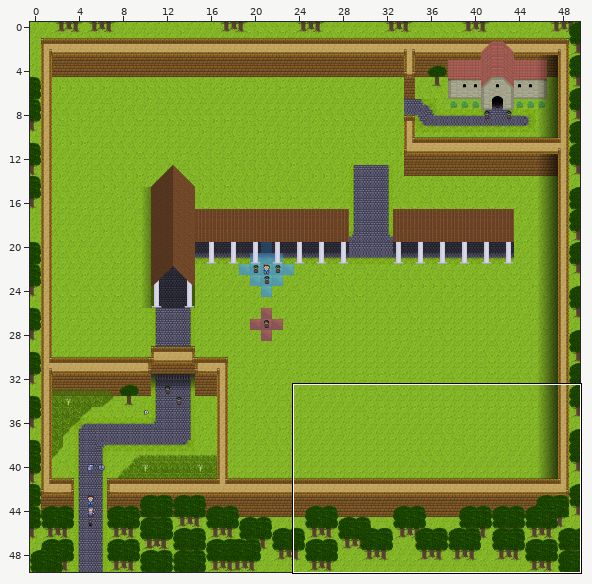
Tiled map -- Board1.tmx. The first picture is a wide view before the edit; the outline marks the close-up.
Close-up. The starting point:
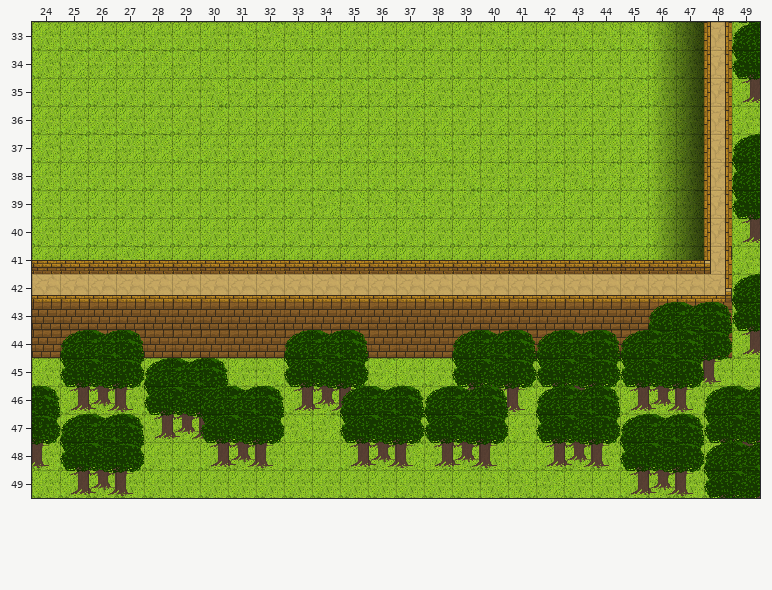
Cells are 32x32 px. Shown: x 24..49, y 33..49. The commit also changed other parts of the map, which this record leaves out.
Now the later version:
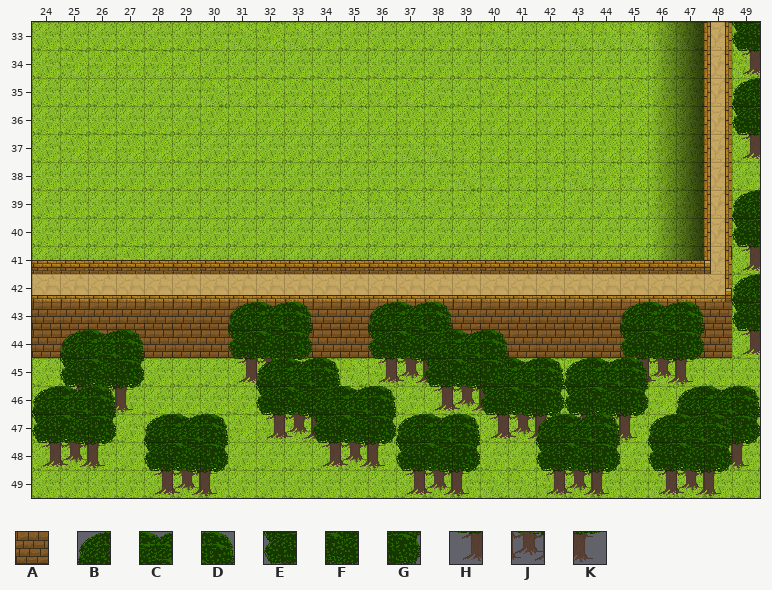
Key: from "shittytileset": A 17, B 67, C 68, D 69, E 82, F 83, G 84, H 97, J 98, K 99.
_ is an empty cell.
Tiles replaced or removed in this view: A, B, C, D, E, F, G, H, J, K.
Tiles of an added or newly shown layer are drawn over the layers below it.
Change:
Changed rows in their new state; . is an unchanged cell.
Layer "Ground Layer":
first column x 31:
43 ___..___......____
44 __________________
Layer "Tile Layer 2" (removed):
first column x 49:
33 _
first column x 49:
37 _
38 _
39 _
first column x 24:
43 ......................___.
44 .........___...______.___.
45 ....___..___...______.___.
46 ___.___..___...______...__
47 _...___.............._____
48 _...................._____
49 .....................___..
Layer "Extra Trees" (removed):
first column x 49:
33 _
34 _
35 _
38 _
39 _
40 _
first column x 25:
44 ....................___..
45 ....................___..
46 .....___..______.______..
47 ___..___..______.___.....
48 ___..___..______.___...__
49 ___....................__
Layer "Walls and Such" (added):
first column x 24:
33 .........................E
34 .........................H
35 .........................B
36 .........................E
37 .........................H
39 .........................B
40 .........................E
41 .........................H
43 .......AAA..AAA......AAAA.
44 .......AAAAAAAAAAAAAAAAAA.
45 .......HJK..HJK......HJK..
46 .HJ...........HJK.........
47 ........HJK.....HJKHJK....
48 HJK.......HJK..........HJK
49 ....HJK......HJK..HJK.HJK.
Layer "Above Layer 1" (added):
first column x 24:
43 ............BCD......BCD..
44 ............EFG......EFG..
45 ........BCD.....BCD.......
46 BCD.....EFG.....EFG....BCD
47 EFG.BCD......BCD..BCD..EFG
48 ....EFG......EFG..EFG.....
Layer "Above Layer 2" (added):
first column x 31:
43 BCD...............
44 EFG....BCD........
45 .......EFG..BCD...
46 ...BCD......EFG...
47 ...EFG.........BCD
48 ...............EFG
Pixel boxes of the changes (left, top, right, bottom) in both close-ups:
changed: (732, 22, 760, 271)
changed: (32, 302, 760, 498)
